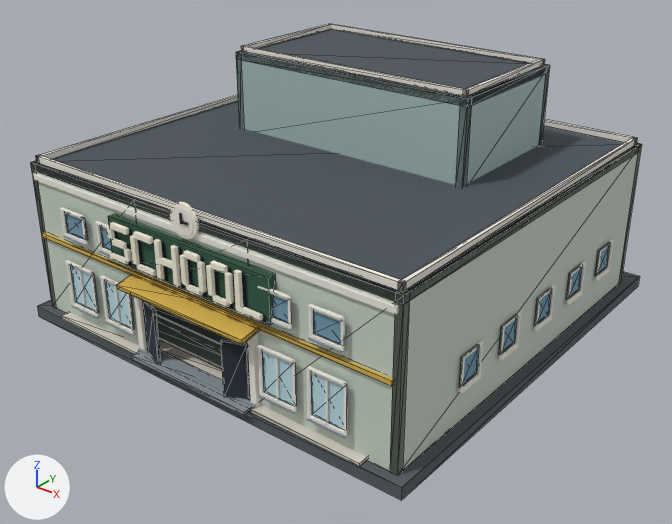
Before and after pictures for a commit that changed the glTF model assets/vibe_theft_auto_custom/models/school-building.glb.
The view is the same before and after, from a 50 mm camera at (26.9, -34.6, 23.5) aimed at (0.6, -1.8, 3.2). Lighting does not change. The marker at lower left points along +X, +Y and +Z. The first picture is the older version. Mesh edges are drawn as thin lines on the coarser meshes. Where no turn or scale is listed for an object, it has been applied to the vertices. Vertices at exactly the same position are counted once.

Objects in the first picture: 'school_cutaway_roof_0', 'school_cutaway_roof_1', 'school_cutaway_upper_0', 'school_exterior_detail_merged_0', 'school_exterior_detail_merged_3', 'school_exterior_detail_merged_4', 'school_exterior_detail_merged_6', 'school_exterior_detail_merged_7', 'school_exterior_detail_merged_8', 'school_foundation_merged_0', 'school_hull_wall_front_merged_0', 'school_hull_wall_left_merged_0', 'school_hull_wall_right_merged_0' and 9 more.
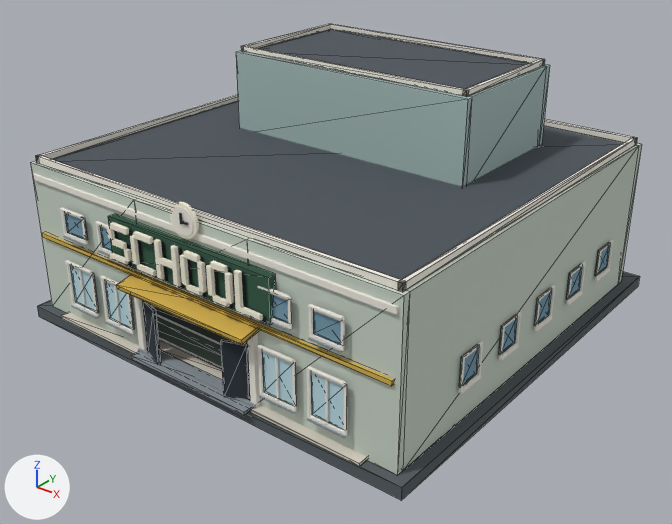
Changed parts and their boxes (x1, y1, x2, y2) in the pictures (672 x 524 px; the box of a moved part takes in the faces that stretch with it):
'school_cutaway_roof_0', reshaped (7% narrower, 9% shorter)
    before: (30, 30, 641, 304)
    after: (52, 30, 623, 280)
'school_hull_wall_right_merged_0', rescaled (6% narrower)
    before: (390, 144, 642, 475)
    after: (403, 145, 639, 470)
'school_hull_wall_left_merged_0', rescaled (not visible afterwards)
    before: (31, 161, 56, 307)
part 3 of me_mesh_7, moved or reshaped
    before: (30, 101, 641, 304)
    after: (52, 101, 546, 189)
part 4 of me_mesh_7, moved or reshaped
    before: (236, 30, 550, 107)
    after: (260, 30, 527, 89)
part 5 of me_mesh_12, moved or reshaped
    before: (236, 29, 549, 186)
    after: (257, 30, 546, 184)

The change in detail:
me_mesh_4 is used by ob_school_hull_wall_left_merged_0; location (0.0, 0.0, 0.0).
me_mesh_4 had 8 vertices, 12 faces and spanned x -10.9..-10.5, y -10.8..10.1, z 0.6..8.4.
me_mesh_4 now has 8 vertices, 12 faces and spans x -10.9..-10.5, y -10.4..9.7, z 0.6..8.4.
me_mesh_4 part 1: the whole mesh is scaled about its middle by (1, 0.966, 1).
me_mesh_5 is used by ob_school_hull_wall_right_merged_0; location (0.0, 0.0, 0.0).
me_mesh_5 had 8 vertices, 12 faces and spanned x 10.5..10.9, y -10.8..10.1, z 0.6..8.4.
me_mesh_5 now has 8 vertices, 12 faces and spans x 10.5..10.9, y -10.4..9.7, z 0.6..8.4.
me_mesh_5 part 2: the whole mesh is scaled about its middle by (1, 0.966, 1).
me_mesh_7 is used by ob_school_cutaway_roof_0; location (0.0, 0.0, 0.0).
me_mesh_7 had 16 vertices, 24 faces and spanned x -10.9..10.9, y -10.8..10.1, z 8.0..12.4.
me_mesh_7 now has 16 vertices, 24 faces and spans x -10.4..10.4, y -10.4..9.7, z 8.0..12.4.
me_mesh_7 part 3: the loose piece of 8 vertices spanning x -10.9..10.9, y -10.8..10.1, z 8.0..8.4 is scaled about its middle by (0.963, 0.962, 1).
me_mesh_7 part 4: the loose piece of 8 vertices spanning x -6.9..6.9, y -0.6..7.0, z 12.0..12.4 is scaled about its middle by (0.942, 0.895, 1).
me_mesh_12 has 28 vertices, 48 faces and spans x -6.9..6.9, y -0.6..7.0, z 7.98..12.38.
me_mesh_12 is used by ob_school_cutaway_upper_0; location (0.0, 0.0, 0.0).
Part 5, on me_mesh_12:
2 vertices are removed from x -6.54..6.54, y 7.0, z 7.98..12.38.
16 faces are deleted.
8 vertices in x -6.9..6.9, y -0.6, z 7.98..12.38 move by (0.0, 0.36, 0.0).
2 vertices move from x -6.54..6.54, y 7.0, z 7.98..12.38 to x -6.54..6.54, y 6.64, z 7.98..12.38.
2 vertices are added at (-6.54, 6.64, 7.98), (6.54, 6.64, 12.38).
16 new faces join them.
